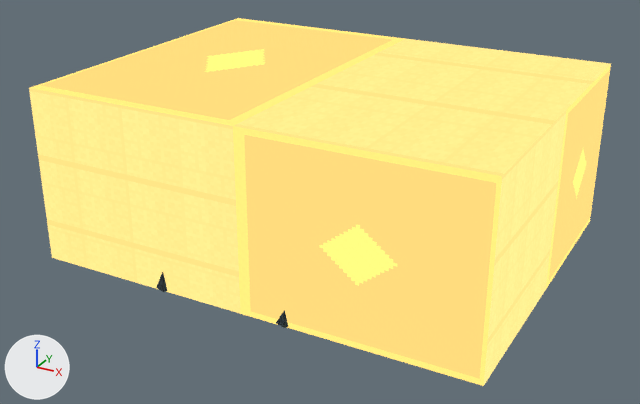
The glTF model packs/first-kingdom/level.gltf, before and after one commit.
One viewpoint serves both versions: a 50 mm camera at (504.0, -775.0, 372.0) aimed at (140.0, -114.0, 42.0). Lighting does not change. The marker at lower left points along +X, +Y and +Z. The first picture is the older version. Vertices at exactly the same position are counted once.

Before the edit, the objects in view are built like this:
```python
ob_prop_sector_0 = bpy.data.objects.new('PROP_SECTOR_0', me_mesh_1)
ob_prop_sector_0.location = (0.0, 0.0, 0.0)
ob_prop_sector_1 = bpy.data.objects.new('PROP_SECTOR_1', me_mesh_2)
ob_prop_sector_1.location = (0.0, 0.0, 0.0)
ob_prop_sector_2 = bpy.data.objects.new('PROP_SECTOR_2', me_mesh_3)
ob_prop_sector_2.location = (0.0, 0.0, 0.0)
ob_prop_sector_3 = bpy.data.objects.new('PROP_SECTOR_3', me_mesh_4)
ob_prop_sector_3.location = (0.0, 0.0, 0.0)
ob_prop_sector_4 = bpy.data.objects.new('PROP_SECTOR_4', me_mesh_5)
ob_prop_sector_4.location = (0.0, 0.0, 0.0)
ob_prop_sector_5 = bpy.data.objects.new('PROP_SECTOR_5', me_mesh_6)
ob_prop_sector_5.location = (0.0, 0.0, 0.0)
```
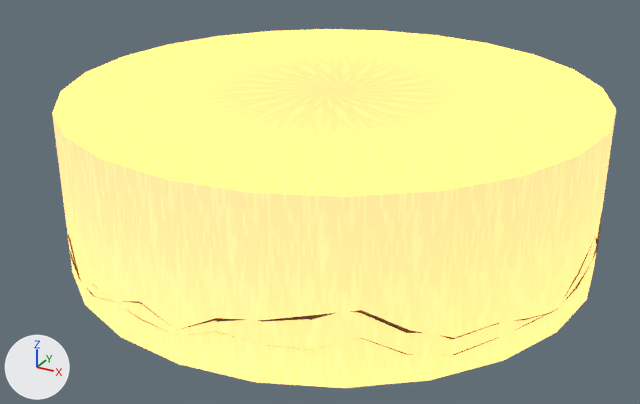
The edits, one by one:
me_mesh_1 is used by ob_prop_sector_0; location (0.0, 0.0, 0.0).
me_mesh_1 had 3503 vertices, 3228 faces and spanned x -63.0..351.0, y -259.0..67.0, z -3.0..158.0.
me_mesh_1 now has 4102 vertices, 4002 faces and spans x -98.0..386.0, y -338.0..146.0, z -3.0..145.0.
me_mesh_1 part 1: 12 vertices moved from x 0.0..288.0, y -192.0..0.0, z 12.0 to x 0.0..288.0, y -192.0..0.0, z 2.0; 678 vertices added at x -98.0..386.0, y -338.0..146.0, z -2.0..63.0.
Other edits to the shape of me_mesh_1 do not show in these pictures.
me_mesh_2 is used by ob_prop_sector_1; location (0.0, 0.0, 0.0).
me_mesh_2 had 3669 vertices, 3330 faces and spanned x -63.0..351.0, y -259.0..67.0, z -3.0..158.0.
me_mesh_2 now has 3884 vertices, 3432 faces and spans x -98.0..386.0, y -338.0..146.0, z -3.0..145.0.
me_mesh_2 part 2: the loose piece of 8 vertices spanning x -63.0..351.0, y -255.0..63.0, z -3.0..158.0 is rebuilt with 49 vertices and now spans x -98.0..386.0, y -338.0..146.0, z -3.0..145.0.
me_mesh_2 part 3: 12 vertices moved from x 0.0..288.0, y -192.0..0.0, z 12.0 to x 0.0..288.0, y -192.0..0.0, z 2.0; 330 vertices added at x -98.0..386.0, y -338.0..146.0, z -2.0..63.0.
Other edits to the shape of me_mesh_2 do not show in these pictures.
me_mesh_3 is used by ob_prop_sector_2; location (0.0, 0.0, 0.0).
me_mesh_3 had 3503 vertices, 3228 faces and spanned x -63.0..351.0, y -259.0..67.0, z -3.0..158.0.
me_mesh_3 now has 3718 vertices, 3330 faces and spans x -98.0..386.0, y -338.0..146.0, z -3.0..145.0.
me_mesh_3 part 4: the loose piece of 8 vertices spanning x -63.0..351.0, y -255.0..63.0, z -3.0..158.0 is rebuilt with 49 vertices and now spans x -98.0..386.0, y -338.0..146.0, z -3.0..145.0.
Other edits to the shape of me_mesh_3 do not show in these pictures.
me_mesh_4 is used by ob_prop_sector_3; location (0.0, 0.0, 0.0).
me_mesh_4 had 3669 vertices, 3330 faces and spanned x -63.0..351.0, y -259.0..67.0, z -3.0..158.0.
me_mesh_4 now has 3884 vertices, 3432 faces and spans x -98.0..386.0, y -338.0..146.0, z -3.0..145.0.
me_mesh_4 part 5: the loose piece of 8 vertices spanning x -63.0..351.0, y -255.0..63.0, z -3.0..158.0 is rebuilt with 49 vertices and now spans x -98.0..386.0, y -338.0..146.0, z -3.0..145.0.
Other edits to the shape of me_mesh_4 do not show in these pictures.
me_mesh_5 is used by ob_prop_sector_4; location (0.0, 0.0, 0.0).
me_mesh_5 had 3503 vertices, 3228 faces and spanned x -63.0..351.0, y -259.0..67.0, z -3.0..158.0.
me_mesh_5 now has 3718 vertices, 3330 faces and spans x -98.0..386.0, y -338.0..146.0, z -3.0..145.0.
me_mesh_5 part 6: the loose piece of 8 vertices spanning x -63.0..351.0, y -255.0..63.0, z -3.0..158.0 is rebuilt with 49 vertices and now spans x -98.0..386.0, y -338.0..146.0, z -3.0..145.0.
Other edits to the shape of me_mesh_5 do not show in these pictures.
me_mesh_6 is used by ob_prop_sector_5; location (0.0, 0.0, 0.0).
me_mesh_6 had 3669 vertices, 3330 faces and spanned x -63.0..351.0, y -259.0..67.0, z -3.0..158.0.
me_mesh_6 now has 4322 vertices, 4186 faces and spans x -98.0..386.0, y -338.0..146.0, z -3.0..145.0.
me_mesh_6 part 7: the loose piece of 8 vertices spanning x -63.0..351.0, y -255.0..63.0, z -3.0..158.0 is rebuilt with 49 vertices and now spans x -98.0..386.0, y -338.0..146.0, z -3.0..145.0.
Other edits to the shape of me_mesh_6 do not show in these pictures.

What differs and where, as boxes (x1, y1, x2, y2) in the pictures (640 x 404 px):
'PROP_SECTOR_5', reshaped: before (30, 18, 611, 385); after (65, 29, 616, 388)
'PROP_SECTOR_4', reshaped: before (29, 88, 502, 386); after (52, 112, 616, 380)
'PROP_SECTOR_2', reshaped (not visible before): after (65, 114, 616, 380)
'PROP_SECTOR_1', reshaped (not visible before): after (68, 157, 599, 360)
'PROP_SECTOR_0', reshaped (not visible before): after (71, 213, 602, 355)
part 2 of me_mesh_2, rebuilt (not visible before): after (504, 157, 579, 360)
part 3 of me_mesh_2, built on (mostly hidden): after (68, 234, 599, 355)
part 5 of me_mesh_4, rebuilt (not visible before): after (52, 29, 333, 136)
part 6 of me_mesh_5, rebuilt (not visible before): after (52, 112, 616, 380)
part 7 of me_mesh_6, rebuilt (not visible before): after (65, 29, 616, 388)
